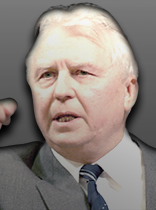
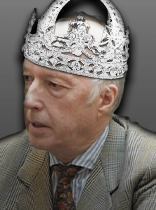
Revision of a layered 156×210 image; what changed, layer by layer:
added group "Nicholas III" (1st of 2, in "Group 1") with 4 layers in group "Group 1" over [left=0, top=0, right=156, bottom=210]
added layer "Untitleddesign_51_600x600" (1st of 2, in "Group 1" › "Nicholas III") in group "Nicholas III" over [left=20, top=0, right=131, bottom=97]
added layer "Untitleddesign_51_600x600" (2nd of 2, in "Group 1" › "Nicholas III") in group "Nicholas III" over [left=18, top=0, right=133, bottom=98]
added layer "Nicholas III" (2nd of 2, in "Group 1" › "Nicholas III") in group "Nicholas III" over [left=0, top=11, right=156, bottom=210]
hid "Yegor Ligachev" over [left=0, top=2, right=156, bottom=210]
